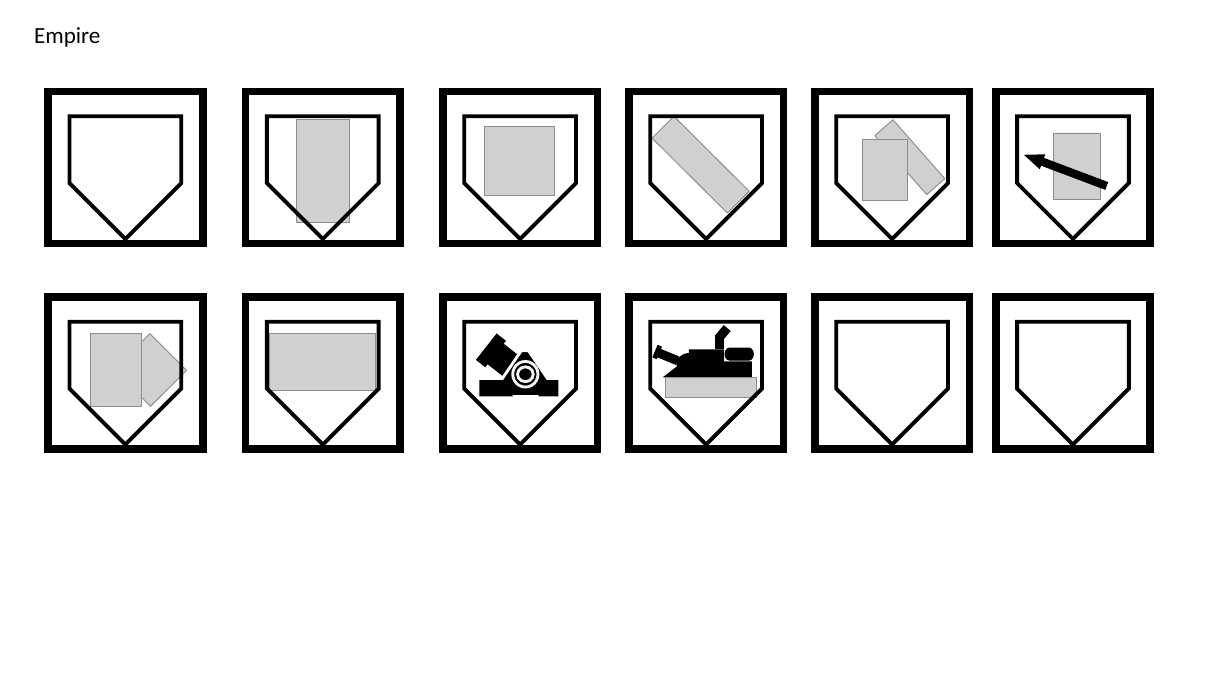
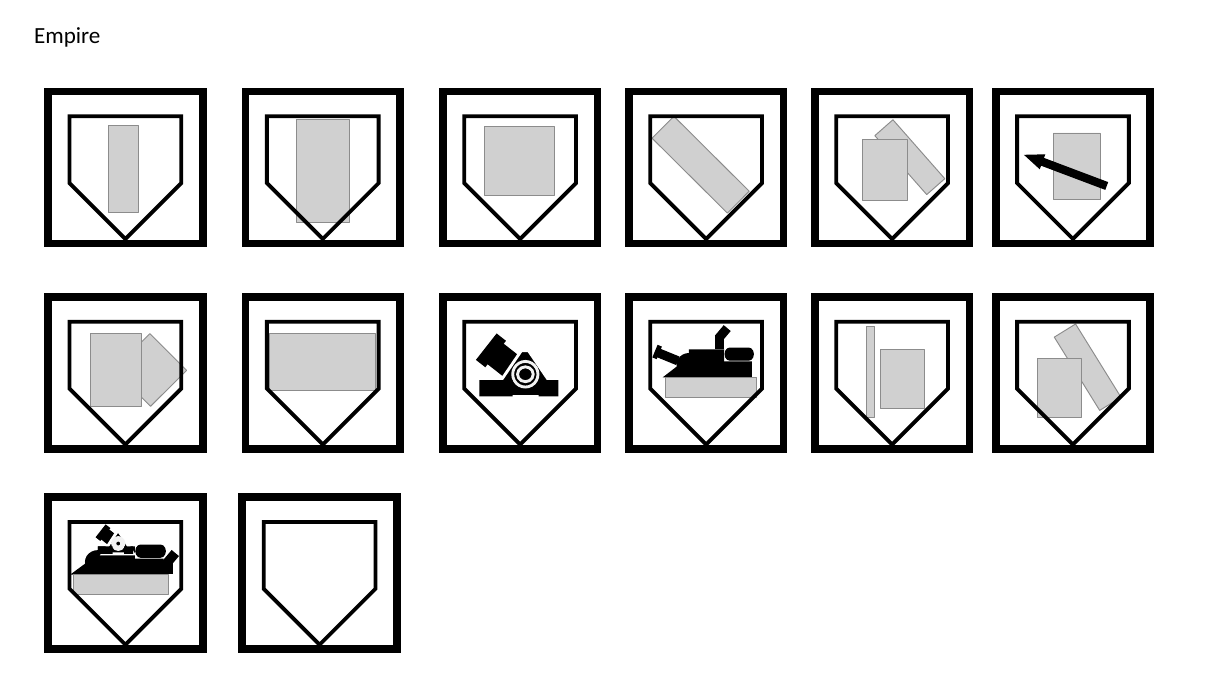
Before and after one commit to alexliuhust/JS_ChessGames, a slide deck: slide 1 of image process/drawings.pptx. Drawn at 1232x693 pixels with LibreOffice and Linux fonts; fonts in the diff are those of the drawing; grey boxes stand for pictures. Boxes give left, top, right and bottom in pixels: in the first picture for what was removed or moved away, otherwise in the second. Text is boxed around its words. In the diff, an @@ line names an element or a change of style, - is before the commit and + after.

```diff
--- a/image process/drawings.pptx
+++ b/image process/drawings.pptx
@@ picture added at bbox=[108, 126, 138, 213] @@
@@ picture added at bbox=[866, 326, 874, 418] @@
@@ picture added at bbox=[1054, 324, 1121, 410] @@
@@ picture added at bbox=[881, 350, 925, 409] @@
@@ picture added at bbox=[1037, 359, 1081, 418] @@
@@ group added at bbox=[48, 497, 202, 650]: 10 rectangles, 3 ellipses, 1 right triangle, 1 picture, 1 pill shape, 1 triangle, 1 pentagon arrow @@
@@ rectangle added at bbox=[242, 497, 396, 650], outline #000000 6 pt @@
@@ pentagon arrow added at bbox=[263, 522, 375, 645], outline #000000 3 pt @@
```
Also in this commit, not shown: 1 other slide changed, 1 slide added, 12 other files.
